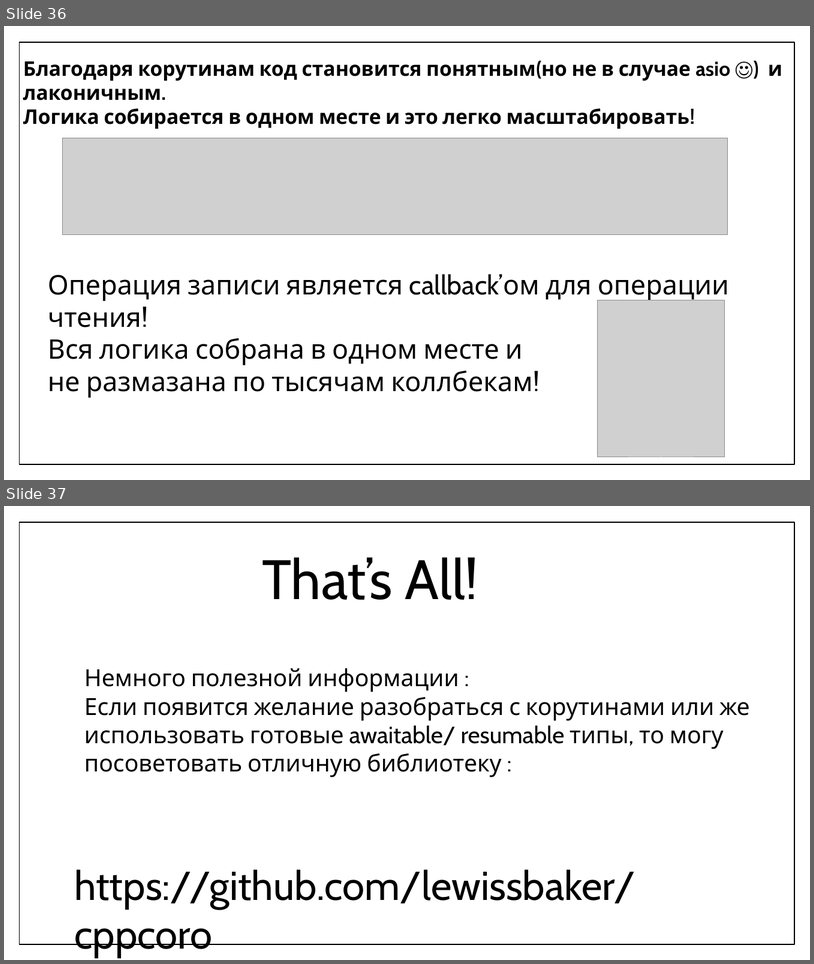
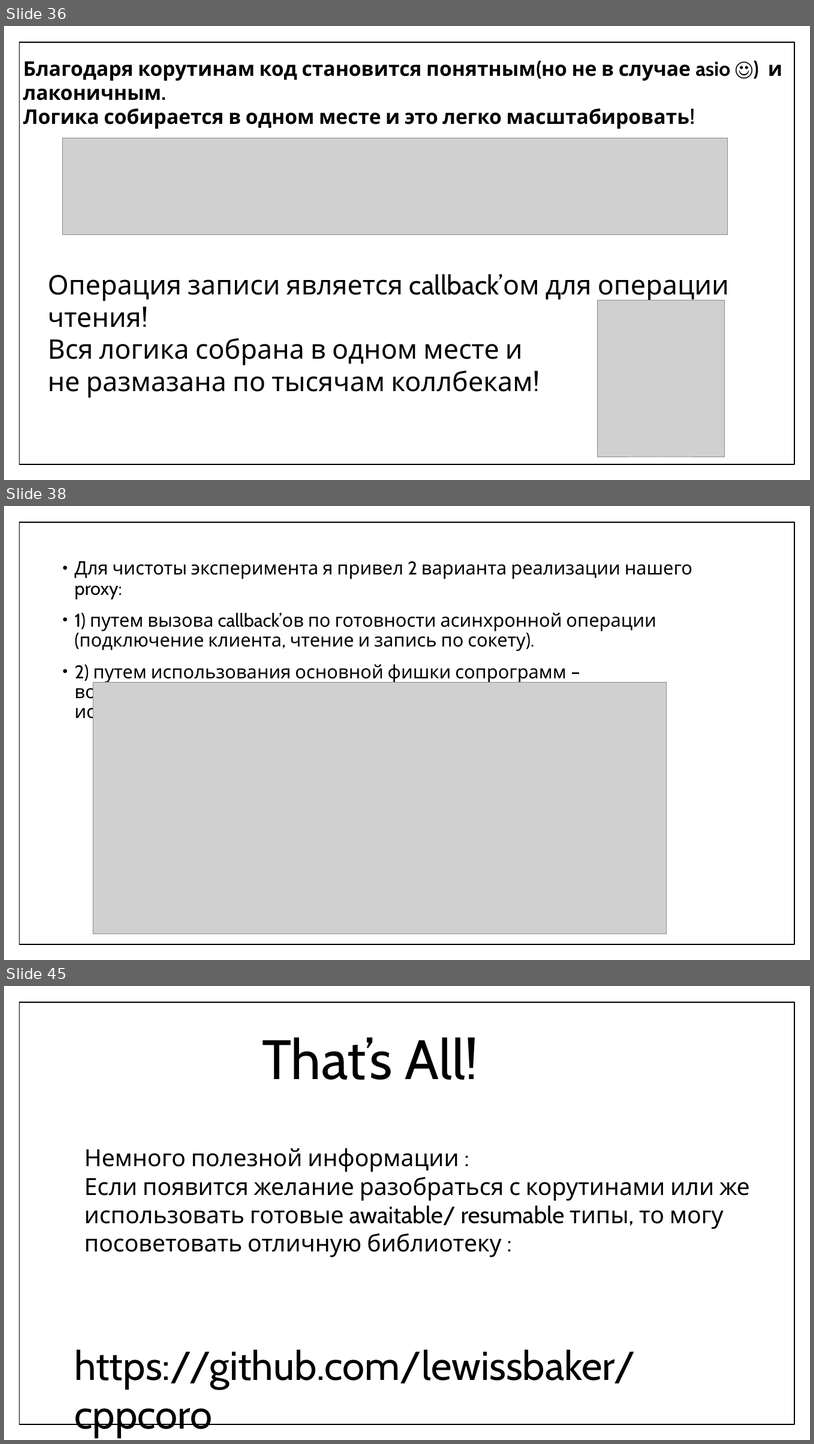
Before and after one commit to f0rmul/presentations, a slide deck: coro_present/coro.pptx. Shown one above the other, each under a label of ours: slides 36 and 37 before the commit, slides 36, 38 and 45 after it; the slides between them are not shown. The pictures are 814x964 and 814x1444 pixels, drawn with LibreOffice and Linux fonts; fonts in the diff are those of the drawing; grey boxes stand for pictures. Boxes give left, top, right and bottom in pixels: in the first picture for what was removed or moved away, otherwise in the second. Text is boxed around its words. In the diff, an @@ line names an element or a change of style, - is before the commit and + after.

```diff
--- a/coro_present/coro.pptx
+++ b/coro_present/coro.pptx
@@ slide 38 added at <box>4,506,810,960</box>, background #FFFFFF; not listed: 1 template element that a slide beside it also shows @@
@@ text added at <box>75,561,693,723</box>, 22 pt, text #000000 @@
+• Для чистоты эксперимента я привел 2 варианта реализации нашего proxy:
+• 1) путем вызова callback’ов по готовности асинхронной операции (подключение клиента, чтение и запись по сокету).
+• 2) путем использования основной фишки сопрограмм – возможность осуществлять прерывание и продолжение исполнения асинхронной логики.
@@ picture added at <box>93,682,667,933</box> @@
@@ what was slide 37 is now slide 45 @@
```
Also in this commit, not shown: 7 other slides added, 2 other files.
